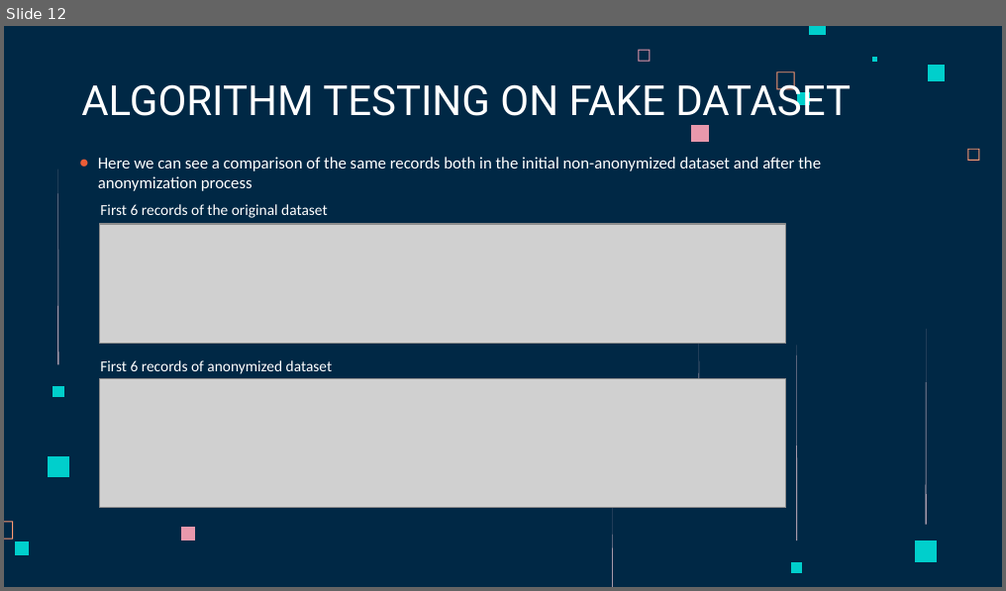
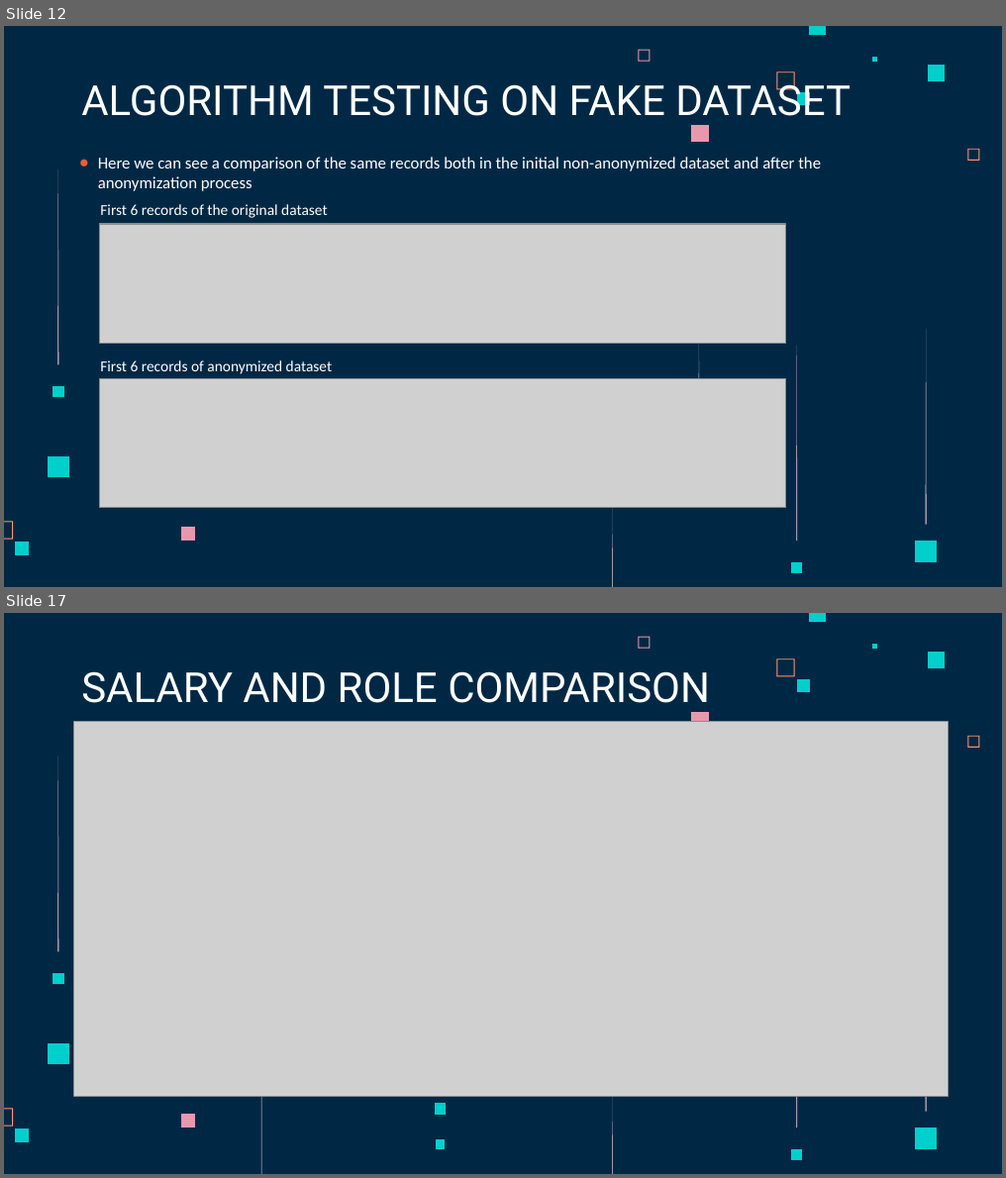
Before and after one commit to AaronKromer/progetto_data, a slide deck: l-diversity.pptx. Shown one above the other, each under a label of ours: slide 12 before the commit, slides 12 and 17 after it; the slides between them are not shown. The pictures are 1006x591 and 1006x1178 pixels, drawn with LibreOffice and Linux fonts; fonts in the diff are those of the drawing; grey boxes stand for pictures. Boxes give left, top, right and bottom in pixels: in the first picture for what was removed or moved away, otherwise in the second. Text is boxed around its words. In the diff, an @@ line names an element or a change of style, - is before the commit and + after.

```diff
--- a/l-diversity.pptx
+++ b/l-diversity.pptx
@@ slide 17 added at box(4, 613, 1002, 1174), background #002845; not listed: 10 template elements that a slide beside it also shows @@
@@ title added at box(81, 671, 710, 713), 30 pt, text #FFFFFF @@
+SALARY AND ROLE COMPARISON
@@ picture added at box(74, 722, 948, 1096) @@
@@ freeform shape added at box(57, 757, 58, 953), fill #FFD6E1 @@
@@ freeform shape added at box(796, 933, 797, 1128), fill #FFD6E1 @@
@@ freeform shape added at box(925, 915, 926, 1111), fill #FFD6E1 @@
@@ freeform shape added at box(53, 973, 63, 984), fill #00CFCC @@
@@ freeform shape added at box(261, 1016, 262, 1174), fill #FFD6E1 @@
@@ freeform shape added at box(48, 1043, 70, 1065), fill #00CFCC @@
@@ freeform shape added at box(612, 1078, 613, 1174), fill #FFD6E1 @@
@@ freeform shape added at box(181, 1114, 195, 1127), fill #E898AC @@
@@ freeform shape added at box(434, 1103, 446, 1116), fill #00CFCC @@
@@ freeform shape added at box(436, 1140, 446, 1150), fill #00CFCC @@
@@ freeform shape added at box(915, 1128, 937, 1150), fill #00CFCC @@
@@ freeform shape added at box(791, 1149, 802, 1159), fill #00CFCC @@
```
Also in this commit, not shown: 4 slides changed, 1 other slide added, 1 slide removed.
